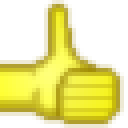
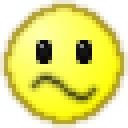
The second 128px x 128px image is a revision of the first. Changes to its layers:
added layer "Shockmouth" above "YesHand #1" over <box>24,68,104,108</box>
hid "YesHand #1" over <box>0,0,128,128</box>
showed "Eye L" over <box>36,40,52,64</box>
showed "Eye R" over <box>76,40,92,64</box>
showed "Hintergrund" over <box>0,0,128,128</box>
